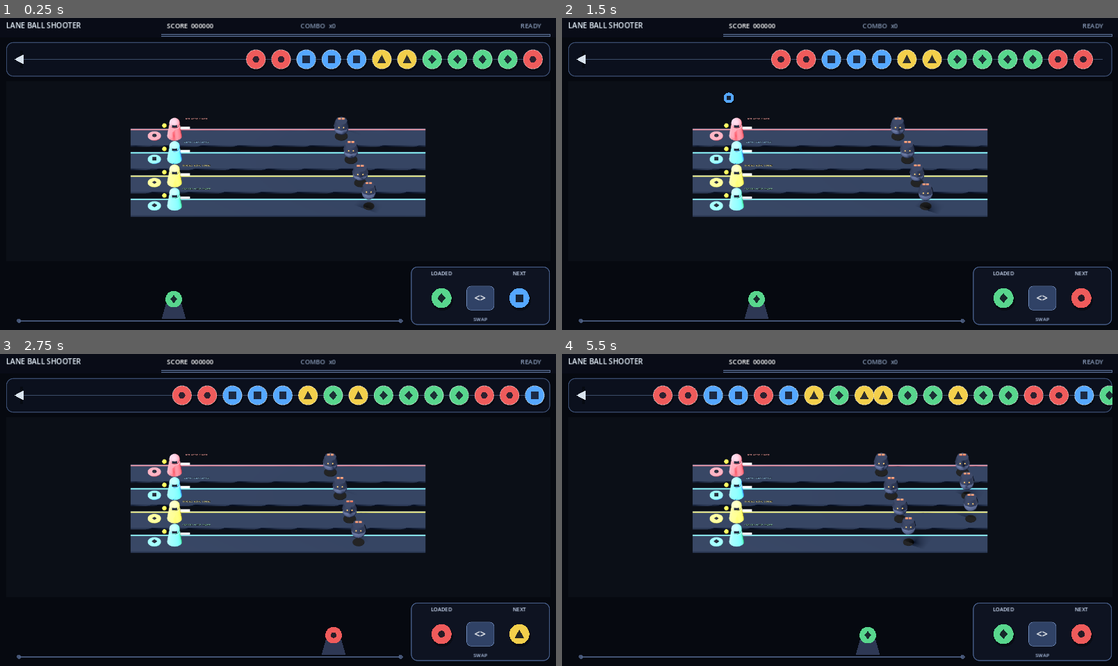
Above: before the commit, frames 1-4 (two rows, left to right).
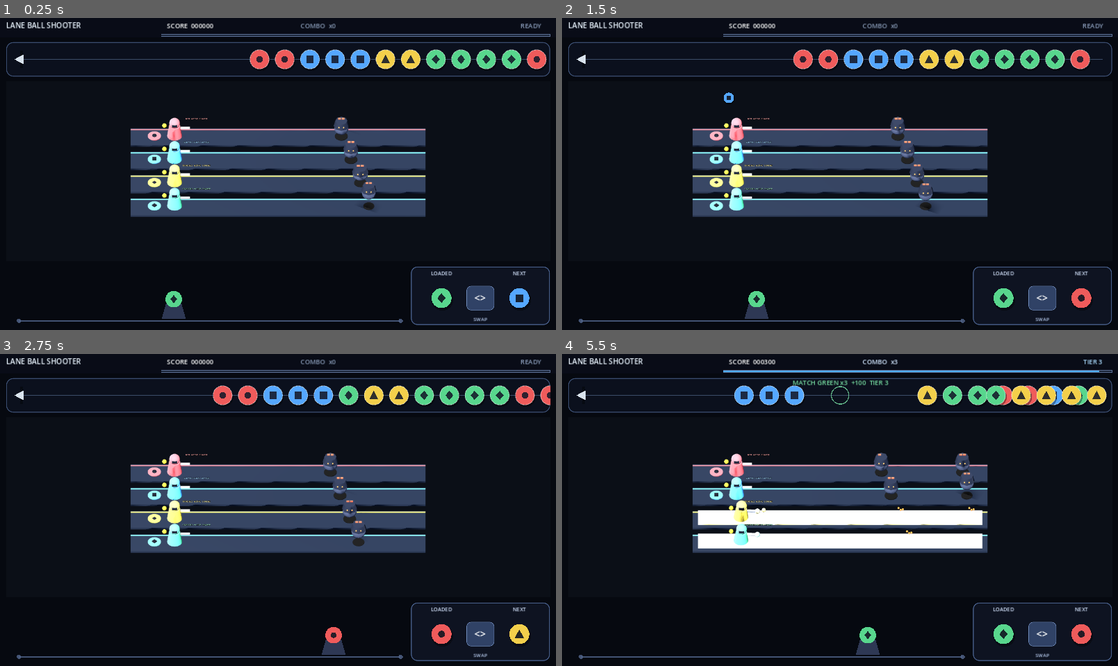
Above: after the commit, the same moments.

Repository: Shikirashi/lane-ball-shooter
Game: Godot game, scene res://scenes/main.tscn
Same seed, same stepped clock (60 frames per second), same inputs: the game is played once before the commit and once after it.
Inputs (mouse positions are in pixels of both pictures, inside the frame that each line leads up to):
- Up to frame 1 (0.25 s): no input
- Up to frame 2 (1.5 s): tap Enter at 0.5 s; drag from (1040, 295) to (895, 105) at 0.52 s; drag from (728, 189) to (812, 236) at 1.27 s
- Up to frame 3 (2.75 s): move the mouse to (333, 441) at 2.02 s; tap R at 2.1 s; click (333, 441) at 2.17 s
- Up to frame 4 (5.5 s): drag from (812, 572) to (673, 463) at 2.77 s; move the mouse to (1006, 556) at 3.52 s; tap R at 3.6, 5.1 s; click (1006, 556) at 3.67 s; tap Space at 3.77 s; drag from (673, 463) to (756, 432) at 4.27 s; move the mouse to (867, 510) at 5.02 s; click (867, 510) at 5.17 s

The runs differ from the first frame. In frame 1, 1.7% of the frame differs, in the area x 44-99%, y 10-17%; in frame 2, 2.0%; in frame 3, 3.7%; in frame 4, 10%, in the area x 16-99%, y 1-63%.

Commit message:
Correct P008 conveyor speed to 34 px/s

Diff:
--- a/scripts/chain_model.gd
+++ b/scripts/chain_model.gd
@@ -4,7 +4,7 @@
 signal state_changed
 signal match_completed(identity: int, group_size: int)
 
-const DEFAULT_SPEED := 68.0
+const DEFAULT_SPEED := 34.0
 const DEFAULT_SPACING := 58.0
 const DEFAULT_RADIUS := 22.0
 const DEFAULT_INITIAL_POPULATION := 12
--- a/tests/p007_playtest_revision_test.gd
+++ b/tests/p007_playtest_revision_test.gd
@@ -32,19 +32,19 @@
 	_finish()
 
 func _test_speed_and_infinite_feed() -> void:
-	_check(is_equal_approx(ChainModel.DEFAULT_SPEED, 68.0), "default conveyor speed is exactly 68 px/s")
+	_check(is_equal_approx(ChainModel.DEFAULT_SPEED, 34.0), "P008 correction restores default conveyor speed to 34 px/s")
 	for delta in [0.016, 0.1, 1.0]:
 		var motion := ChainModel.new()
 		var identities: Array[int] = [TeamData.Identity.RED, TeamData.Identity.BLUE]
 		motion.set_test_state(identities, 600.0)
 		var before := float(motion.balls[0].x)
 		motion.advance(delta)
-		_check(is_equal_approx(float(motion.balls[0].x), before - 68.0 * delta), "conveyor motion is delta-based at %.3fs" % delta)
+		_check(is_equal_approx(float(motion.balls[0].x), before - 34.0 * delta), "corrected conveyor motion is delta-based at %.3fs" % delta)
 
 	var stream := ChainModel.new()
 	var minimum_live := stream.balls.size()
 	var maximum_live := stream.balls.size()
-	for unused in range(1400):
+	for unused in range(2200):
 		stream.advance(0.1)
 		minimum_live = mini(minimum_live, stream.balls.size())
 		maximum_live = maxi(maximum_live, stream.balls.size())
@@ -64,14 +64,14 @@
 	_check(feeder.pending_cache_returns == 2, "partial cached batch waits when the right edge has no slot")
 	var returned: Array[int] = []
 	var returned_count := feeder.total_cache_returned
-	for unused in range(30):
+	for unused in range(45):
 		feeder.advance(0.1)
 		if feeder.total_cache_returned > returned_count:
 			returned.append(int(feeder.balls[-1].identity))
 			returned_count = feeder.total_cache_returned
 	_check(feeder.pending_cache_returns == 0 and feeder.cache[0] == TeamData.Identity.BLUE, "partial pending returns drain from cache front as slots open")
 	feeder.return_cached(1)
-	for unused in range(12):
+	for unused in range(20):
 		feeder.advance(0.1)
 		if feeder.total_cache_returned > returned_count:
 			returned.append(int(feeder.balls[-1].identity))
--- a/tests/p008_gamefeel_sfx_test.gd
+++ b/tests/p008_gamefeel_sfx_test.gd
@@ -34,6 +34,7 @@
 	_finish()
 
 func _test_shot_travel_all_layouts() -> void:
+	_check(is_equal_approx(ChainModel.DEFAULT_SPEED, 34.0), "conveyor remains 34 px/s independently of projectile travel")
 	_check(is_equal_approx(ShooterView.SHOT_TRAVEL_TIME, 0.20), "shot travel target is exactly 0.20 seconds")
 	for viewport_size in [Vector2(960, 540), Vector2(1280, 720), Vector2(1600, 720), Vector2(2400, 1080)]:
 		var layout := LayoutCalculator.calculate(viewport_size, Rect2(Vector2.ZERO, viewport_size))
@@ -189,7 +190,7 @@
 
 	var stream := ChainModel.new()
 	var max_live := stream.balls.size()
-	for unused in range(1400):
+	for unused in range(2200):
 		stream.advance(0.1)
 		max_live = maxi(max_live, stream.balls.size())
 	_check(stream.total_fresh_generated > 100 and max_live <= stream.max_auto_population, "weighted feeder remains infinite and live-population bounded")
Not shown, changed: .ai/DECISIONS.md
Not shown, changed: .ai/TASK.md
Not shown, changed: README.md
